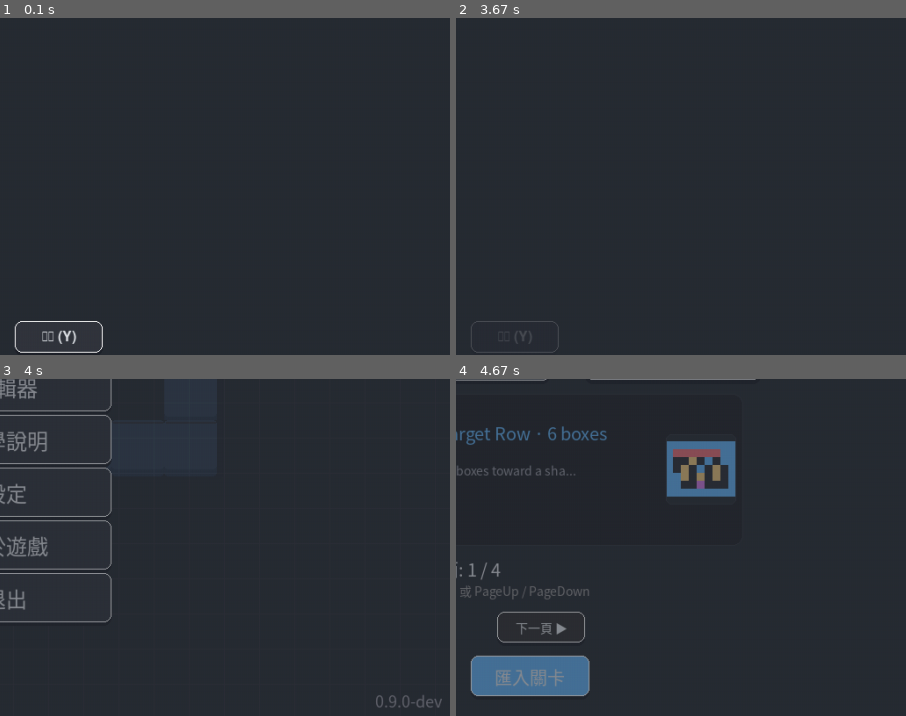
Above: before the commit, frames 1-4 (two rows, left to right).
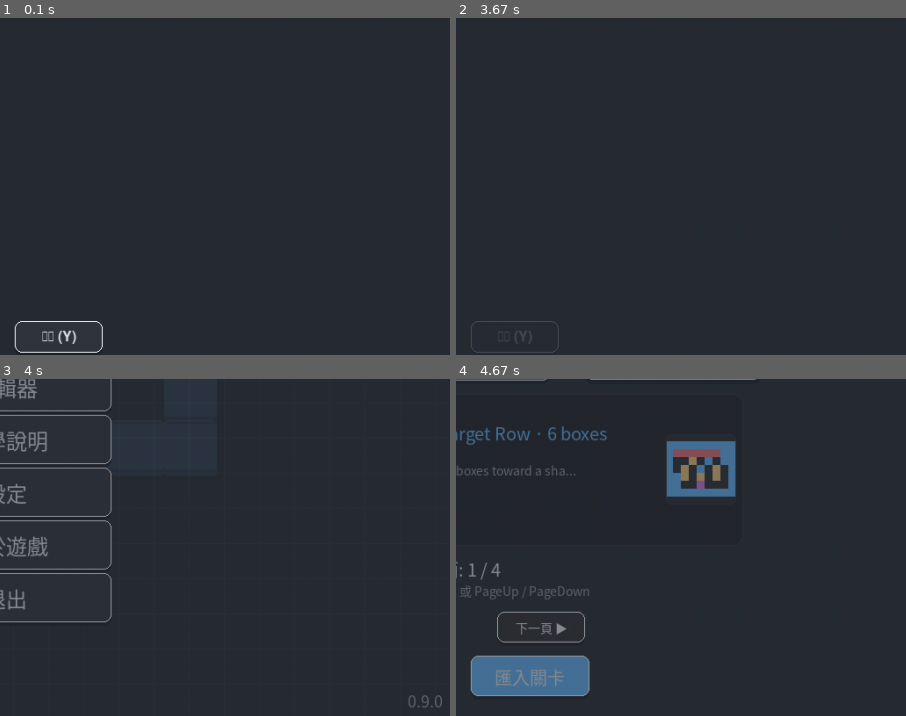
Above: after the commit, the same moments.

Repository: YI-TING-EE13/Pushbox-Pygame
Game: pygame game, started from main.py
The game is run twice, just before and just after one commit, with the same random seed, the same clock (stepped at 60 frames per second) and the same inputs.
Inputs (mouse positions are % of the whole screen's width and height, from its top left):
- Up to frame 1 (0.1 s): no input
- Up to frame 2 (3.67 s): type "ann" at 0.33 s; tap Enter at 0.67 s; tap Z at 0.88, 2.22 s; click (68, 96) at 1.27 s; tap S at 1.55 s; click "Level 0" at 1.93 s; click "控制: 方向鍵 / WASD" at 3.15 s; tap M at 3.43 s
- Up to frame 3 (4 s): click "選擇關卡" at 3.82 s
- Up to frame 4 (4.67 s): tap Enter at 4.1 s; click "Level 9" at 4.48 s
The pictures show only the part of the screen within x 49-99%, y 49-99%; the shares and areas given below are measured in that part.

Frames 1-2 are identical in both runs. In frame 3, 0.2% of the frame differs, in the area x 83-99%, y 93-98%; in frame 4, nothing differs.

Commit message:
chore: prepare v0.9.0 release candidate

Diff:
--- a/pyproject.toml
+++ b/pyproject.toml
@@ -1,6 +1,6 @@
 [project]
 name = "pushbox-pygame"
-version = "0.9.0.dev0"
+version = "0.9.0"
 description = "A Python/Pygame Sokoban game with built-in levels, custom level editor, undo/redo, progress saving, and documented testing workflows."
 readme = "README.md"
 requires-python = ">=3.9"
--- a/scripts/build_windows.py
+++ b/scripts/build_windows.py
@@ -19,7 +19,7 @@
 
 # Package settings
 APP_NAME = "Pushbox-Pygame"
-VERSION = "0.9.0.dev0"
+VERSION = "0.9.0"
 ZIP_NAME = f"{APP_NAME}-v{VERSION}-windows-x64.zip"
 
 
--- a/src/pushbox/__init__.py
+++ b/src/pushbox/__init__.py
@@ -1,4 +1,4 @@
 """PushBox - A modern Sokoban puzzle game."""
 
-__version__ = "0.9.0.dev0"
+__version__ = "0.9.0"
 __author__ = "PushBox Team"
--- a/src/pushbox/utils/constants.py
+++ b/src/pushbox/utils/constants.py
@@ -7,7 +7,7 @@
 ColorWithAlpha = tuple[int, int, int, int]
 ColorLike = Union[Color, ColorWithAlpha]
 
-APP_VERSION = "0.9.0-dev"
+APP_VERSION = "0.9.0"
 
 
 class CellType(IntEnum):
Not shown, changed: README.md
Not shown, changed: DEVELOPMENT.md
Not shown, changed: RELEASE_NOTES.md
Not shown, changed: pushbox.spec
Not shown, changed: uv.lock
